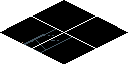
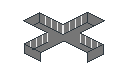
Two versions of the same layered image (128 × 64). Layer-by-layer changes:
painted on "Layer #2" over [23, 12, 105, 63]
hid "Layer #1" over [22, 16, 97, 49]
hid "Layer" over [0, 0, 128, 64]
hid "t_rock.png" over [0, 0, 128, 64]
